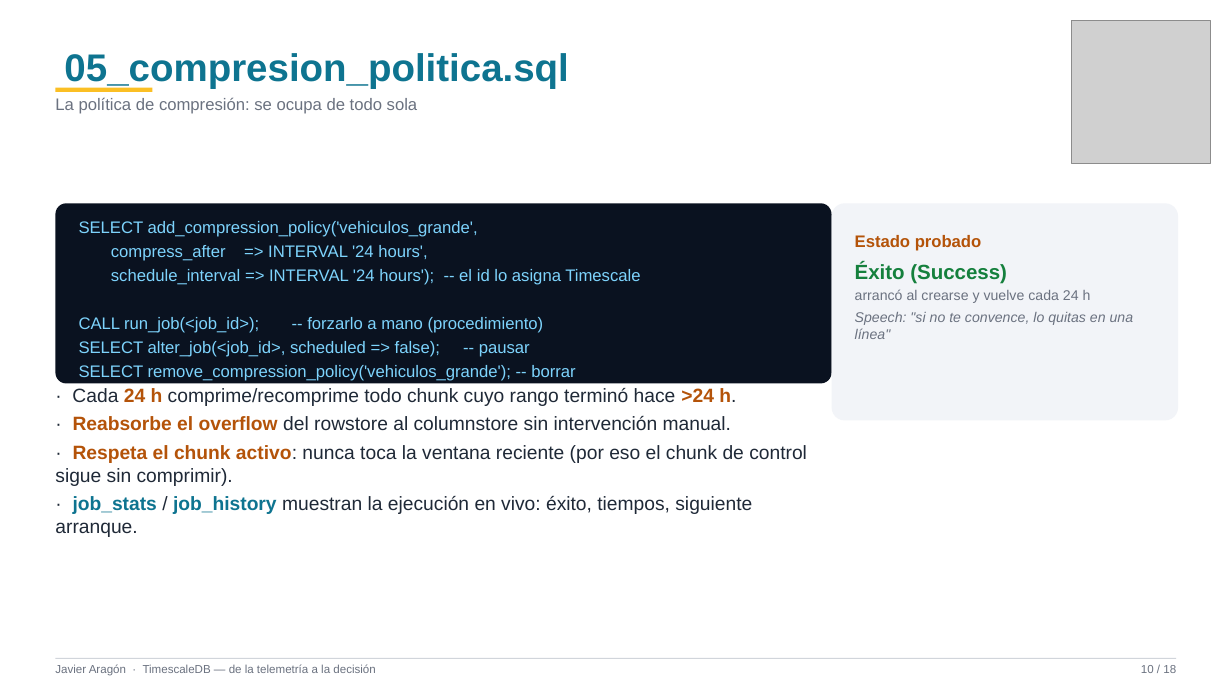
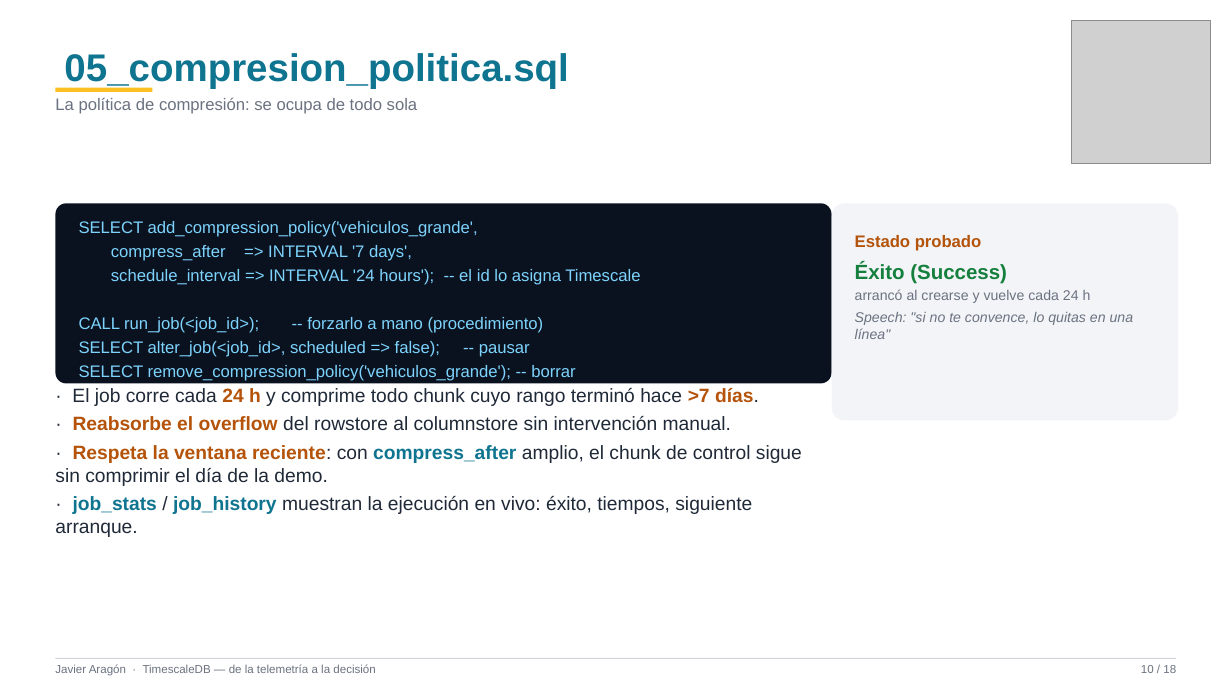
Before and after one commit to xavipuerto/autometrics-demo, a slide deck: slide 10 of TimescaleDB-PPT-Javier.pptx. Drawn at 1232x693 pixels with LibreOffice and Linux fonts; fonts in the diff are those of the drawing; grey boxes stand for pictures. Boxes give left, top, right and bottom in pixels: in the first picture for what was removed or moved away, otherwise in the second. Text is boxed around its words. In the diff, an @@ line names an element or a change of style, - is before the commit and + after.

```diff
--- a/TimescaleDB-PPT-Javier.pptx
+++ b/TimescaleDB-PPT-Javier.pptx
@@ text at [111,245,412,261]: text changed @@
-compress_after => INTERVAL '24 hours',
+compress_after => INTERVAL '7 days',
@@ text at [72,388,759,406]: text changed @@
-· Cada 24 h comprime/recomprime todo chunk cuyo rango terminó hace >24 h.
+· El job corre cada 24 h y comprime todo chunk cuyo rango terminó hace >7 días.
@@ text at [55,445,802,486]: text changed @@
-· Respeta el chunk activo: nunca toca la ventana reciente (por eso el chunk de control sigue sin comprimir).
+· Respeta la ventana reciente: con compress_after amplio, el chunk de control sigue sin comprimir el día de la demo.
```
Also in this commit, not shown: 7 other files.
